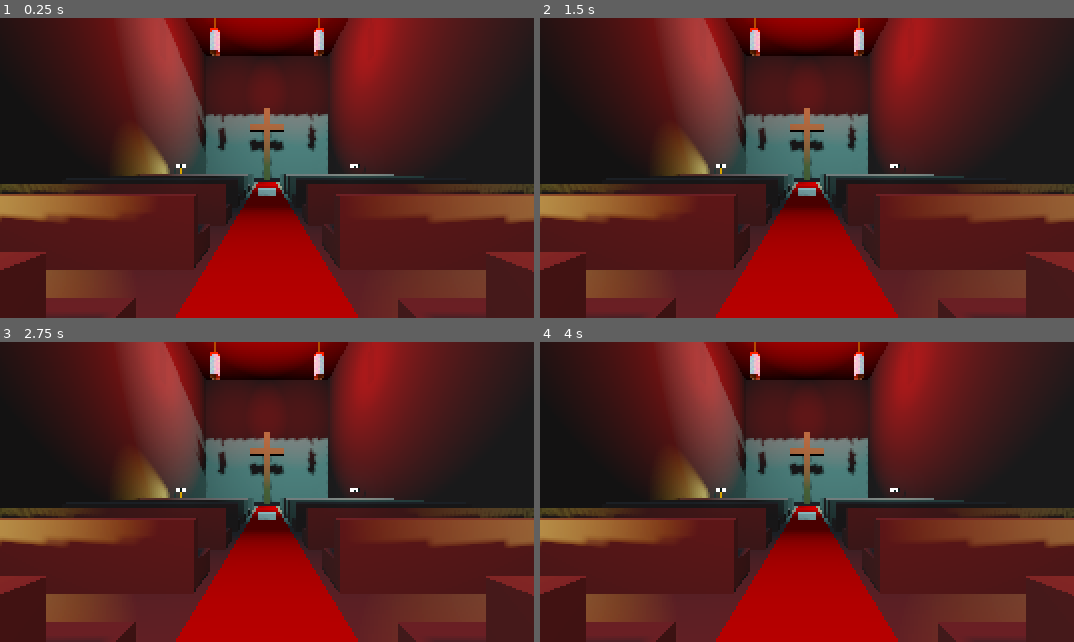
Above: before the commit, frames 1-4 (two rows, left to right).
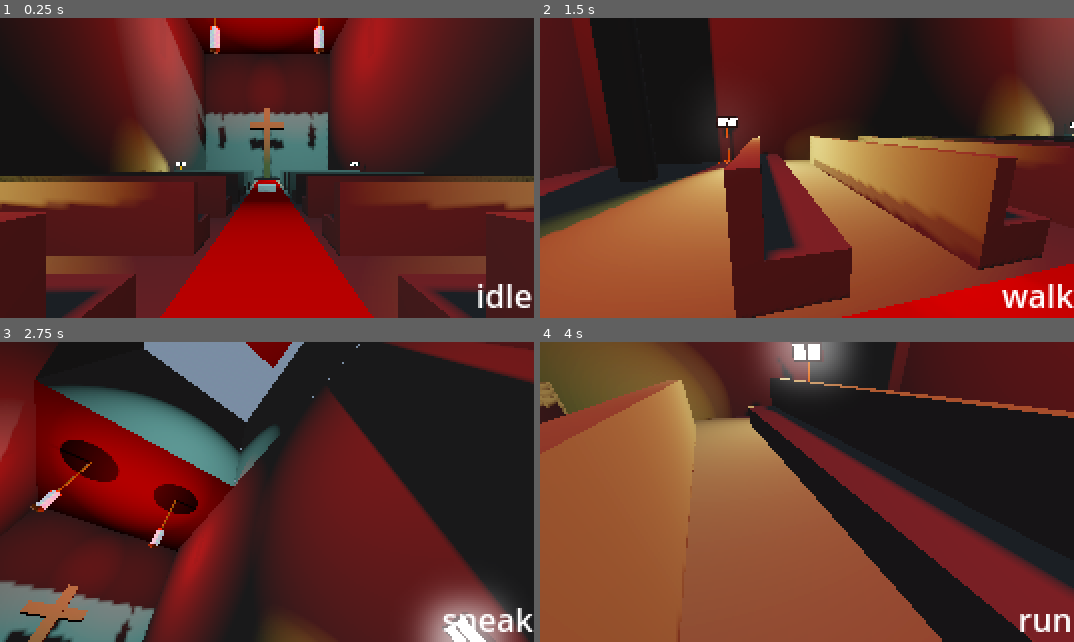
Above: after the commit, the same moments.

Repository: deinonymous/1st-3rd-Person-Base
Game: Godot game, scene res://scenes/world/world.tscn
Same seed, same stepped clock (60 frames per second), same inputs: the game is played once before the commit and once after it.
Inputs (mouse positions are in pixels of both pictures, inside the frame that each line leads up to):
- Up to frame 1 (0.25 s): no input
- Up to frame 2 (1.5 s): tap Enter at 0.5 s; move the mouse to (924, 153) at 0.52 s; hold D (mv_right) 0.53-1.28 s; hold Ctrl (crouch) 0.53-1.28 s; tap Space (jump) at 0.77, 1.07 s; tap Shift (sprint) at 0.8, 1.35 s; move the mouse to (700, 183) at 1.27 s; hold S (mv_backward) from 1.28 s (still down)
- Up to frame 3 (2.75 s): tap Space (jump) at 1.52, 1.55, 1.82, 2.1 s; move the mouse to (320, 426) at 2.02 s; release S (mv_backward) at 2.03 s; hold D (mv_right) from 2.03 s (still down); hold Ctrl (crouch) from 2.03 s (still down)
- Up to frame 4 (4 s): move the mouse to (780, 552) at 2.77 s; release D (mv_right) at 2.78 s; release Ctrl (crouch) at 2.78 s; hold W (mv_forward) 2.78-3.53 s; tap Ctrl (crouch) at 2.85 s; tap Space (jump) at 3.02, 3.32, 3.77, 3.8 s; tap Shift (sprint) at 3.05 s; move the mouse to (967, 537) at 3.52 s; hold A (mv_left) from 3.53 s (still down); hold Shift (sprint) from 3.53 s (still down)

The runs differ from the first frame. In frame 1, 17% of the frame differs, in the area x 0-100%, y 0-100%; in frame 2, 85%; in frame 3, 76%; in frame 4, 88%.
Error before the commit: Parse Error: Used tab character for indentation instead of space as used before in the file. (res://scripts/state/player-states/player_persistent_state.gd:38)
Error after the commit: Invalid call. Nonexistent function 'sneak' in base 'Node3D (IdleState)'. (res://scripts/state/player-states/player_persistent_state.gd:69)

Commit message:
some tab fixes, wierd

Diff:
--- a/scripts/state/player-states/idle_state.gd
+++ b/scripts/state/player-states/idle_state.gd
@@ -15,7 +15,7 @@
   change_state.call("fall")
 
 func idle():
-  persistent_state.velocity = Vector3(0,0,0)
+  persistent_state.velocity *= 0.4
 
 func jump():
   change_state.call("jump")
--- a/scripts/state/player-states/player_persistent_state.gd
+++ b/scripts/state/player-states/player_persistent_state.gd
@@ -36,10 +36,10 @@
   #handle camera rotation
 
   if event is InputEventMouseMotion:
-	camera.rotation.y -= event.relative.x/40
-	camera.rotation.x -= event.relative.y/40
-	camera.rotation.x = clampf(camera.rotation.x, deg_to_rad(-80), deg_to_rad(80))
-	body.rotation.y = camera.rotation.y
+    camera.rotation.y -= event.relative.x/40
+    camera.rotation.x -= event.relative.y/40
+    camera.rotation.x = clampf(camera.rotation.x, deg_to_rad(-80), deg_to_rad(80))
+    body.rotation.y = camera.rotation.y
 
 func _physics_process(_delta):
   handle_input()
@@ -55,29 +55,29 @@
 
   #fall if not on the ground
   if !foot_cast.get_collision_count() and velocity.y <= 0:
-	state.fall()
-	return
+    state.fall()
+    return
 
   #handle jump
   if Input.is_action_just_pressed("jump") or state is JumpState:
-	state.jump()
-	return
+    state.jump()
+    return
 
   #handle crouch/sneak
   if Input.is_action_pressed("crouch"):
-	if direction:
-	  state.sneak()
-	  return
-	state.crouch()
-	return
+    if direction:
+      state.sneak()
+      return
+    state.crouch()
+    return
 
   #handle plain movement
   if direction:
-	if Input.is_action_pressed("sprint"):
-	  state.run()
-	  return
-	state.walk()
-	return
+    if Input.is_action_pressed("sprint"):
+      state.run()
+      return
+    state.walk()
+    return
 
   #otherwise, player is idle
   state.idle()
@@ -88,7 +88,7 @@
 
   #remove any previous state
   if state != null:
-	state.queue_free()
+    state.queue_free()
 
   #instantiate target state by looking up its name in the state factory
   state = state_factory.get_state(new_state_name).new()
@@ -104,12 +104,12 @@
 
 func view_bob(_delta):
   if velocity.length() and not velocity.y:
-	bob_time += _delta * 120 * velocity.length()
-  camera.position.y = camera_current_height + sin(bob_time) / 25
+    bob_time += _delta * 120 * velocity.length()
+    camera.position.y = camera_current_height + sin(bob_time) / 25
 
 func transition_camera_height(_new_height):
   if _new_height != camera_current_height:
-	if camera_height_tween:
-	  camera_height_tween.kill()
-	camera_height_tween = create_tween()
-	camera_height_tween.tween_property(self, "camera_current_height", _new_height, 0.4).set_trans(Tween.TRANS_CUBIC)
+    if camera_height_tween:
+      camera_height_tween.kill()
+    camera_height_tween = create_tween()
+    camera_height_tween.tween_property(self, "camera_current_height", _new_height, 0.4).set_trans(Tween.TRANS_CUBIC)
